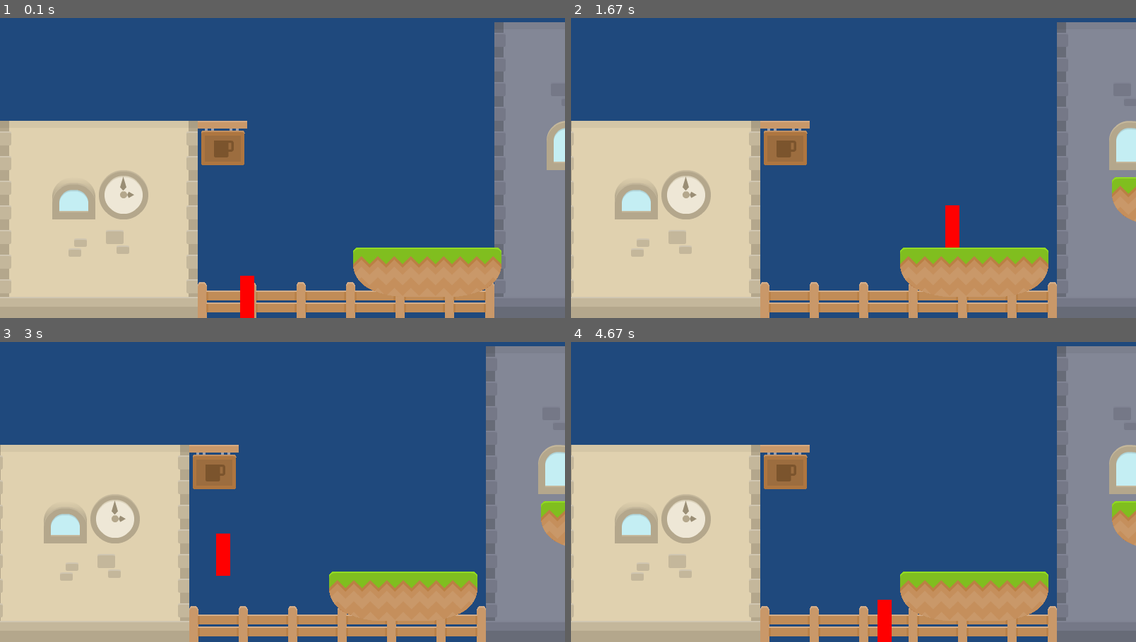
Above: before the commit, frames 1-4 (two rows, left to right).
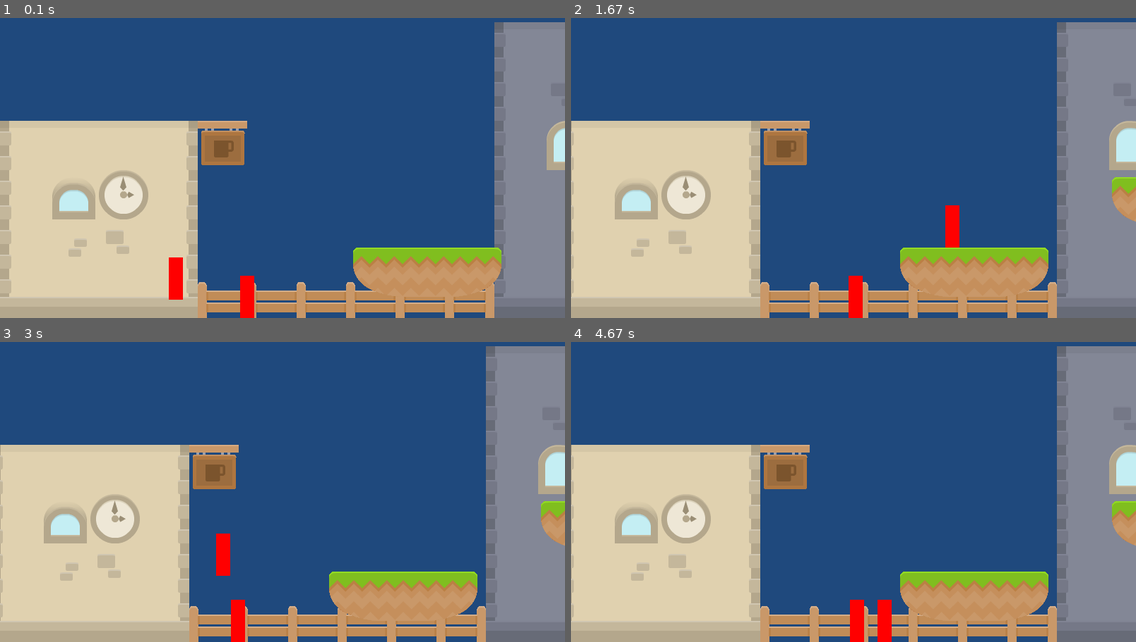
Above: after the commit, the same moments.

Repository: bsecker/Zombies_vs_Aliens
Game: pygame game, started from main.py
The game is run twice, just before and just after one commit, with the same random seed, the same clock (stepped at 60 frames per second) and the same inputs. The source is Python 2; it was converted automatically to run under Python 3.
Inputs:
- Up to frame 1 (0.1 s): no input
- Up to frame 2 (1.67 s): hold D 0.33-0.8 s; hold W 0.83-1.13 s; hold D 1.17-1.63 s
- Up to frame 3 (3 s): hold A 1.67-2.2 s; hold A 2.23-2.63 s; hold W from 2.67 s (still down)
- Up to frame 4 (4.67 s): release W at 3.03 s; hold D 3.07-3.7 s; hold A 3.73-4.2 s; hold D from 4.23 s (still down)

The runs differ from the first frame. In frame 1, 0.4% of the frame differs, in the area x 29-33%, y 79-94%; in frame 2, 0.4%; in frame 3, 0.4%; in frame 4, 0.4%.

Commit message:
Brought up to speed

Diff:
--- a/entities.py
+++ b/entities.py
@@ -109,9 +109,69 @@
 		self.player = player
 
 	def update(self):
+		"""
+		'Brains' for the zombies go here
+		"""
 		Entity.update(self)
-		self.go_right()
+
+		# Head towards player
+		if self.rect.x <= self.player.rect.x:
+			self.go_right()
+		else:
+			self.go_left()
+
+		# Jump if colliding with an object (REWRITE THIS IN FEWER LINES)
+		# move to the right a bit and check collisions then back
+		self.rect.x += 2
+		block_hit_list = pygame.sprite.spritecollide(self, self.level.block_list, False)
+		self.rect.x +=- 2
+		if len(block_hit_list) > 0:
+			self.jump()
+		self.rect.x +=- 2
+
+		#check left
+		block_hit_list = pygame.sprite.spritecollide(self, self.level.block_list, False)
+		self.rect.x += 2
+		if len(block_hit_list) > 0:
+			self.jump()
 
 class Player(Entity):
 	def __init__(self):
 		Entity.__init__(self)
+		self.ammo = 100
+		self.health = 100
+
+	def fire(self):
+		""" attack with current weapon
+		TEMPORARY"""
+		bullet = Bullet()
+		bullet.rect.x = self.rect.x
+		bullet.rect.y = self.rect.y
+		return bullet
+
+
+class Bullet:
+	"""
+	TO DO: for now, just spawn bullets - in future handle bullet creation by weapon classes
+	"""
+	def __init__(self):
+		self.move_speed = 4
+		self.x_vel = 10
+		self.y_vel = 0
+		self.alive = False
+
+		self.width = 5
+		self.height = 5
+		self.image = pygame.Surface([self.width, self.height])
+		self.image.fill(RED)
+		self.rect = self.image.get_rect()
+
+		self.level = None
+
+	def update(self):
+		# Move left/right
+		self.rect.x += self.x_vel
+
+		block_hit_list = pygame.sprite.spritecollide(self, self.level.block_list, True)
+		if len(block_hit_list) > 0:
+			self.alive = False
--- a/levels.py
+++ b/levels.py
@@ -8,6 +8,7 @@
 	def __init__(self, player):
 		self.block_list = pygame.sprite.Group()
 		self.enemy_list = pygame.sprite.Group()
+		self.active_sprite_list = pygame.sprite.Group()
 		self.player = player
 
 		#draw background
@@ -59,7 +60,7 @@
 
 	def add_zombie(self, x, y):
 		#add zombie:
-		zombie = entities.Zombie()
+		zombie = entities.Zombie(self.player)
 		zombie.rect.x = x
 		zombie.rect.y = y #
 		zombie.level = self
@@ -103,5 +104,5 @@
 
 	def spawn_zombies(self):
 		"""Handles waves and zombie spawning"""
-		zombie = self.add_zombie(230, SCREEN_HEIGHT - self.player.rect.height - 50, self.player)
-		active_sprite_list.add(zombie)
+		self.zombie = self.add_zombie(230, SCREEN_HEIGHT - self.player.rect.height - 50)
+		self.active_sprite_list.add(self.zombie)
--- a/main.py
+++ b/main.py
@@ -8,7 +8,6 @@
 
 
 def main():
-	global active_sprite_list
 	pygame.init()
 
 	screen_size = (SCREEN_WIDTH,SCREEN_HEIGHT)
@@ -25,12 +24,13 @@
 
 	#hardcode curent level
 	current_level = level_list[0]
-	active_sprite_list = pygame.sprite.Group()
 
 	player.level = current_level
 	player.rect.x = 340
 	player.rect.y = SCREEN_HEIGHT - player.rect.height
-	active_sprite_list.add(player)
+	current_level.active_sprite_list.add(player)
+
+	current_level.spawn_zombies()
 
 	FPSCLOCK = pygame.time.Clock()
 
@@ -55,12 +55,18 @@
 				if event.key == pygame.K_d and player.x_vel > 0:
 					player.stop()
 
+			if event.type == MOUSEBUTTONDOWN:
+				bullet = entities.Bullet()
+				bullet.rect.x = player.rect.x
+				bullet.rect.y = player.rect.y
+				current_level.active_sprite_list.add(bullet)
+
 		#update level
-		active_sprite_list.update()
+		current_level.active_sprite_list.update()
 		current_level.update()
 
 		current_position = player.rect.x + current_level.world_shift
-		print current_position, current_level.level_limit
+
 
 		# Shift the world if the player is near the boundary
 		if player.rect.right >= right_boundary:
@@ -78,7 +84,8 @@
 
 		# Draw
 		current_level.render(screen)
-		active_sprite_list.draw(screen)
+		current_level.active_sprite_list.draw(screen)
+
 
 		FPSCLOCK.tick(FPS)
 
Not shown, added: blocks.pyc
Not shown, added: constants.pyc
Not shown, added: entities.pyc
Not shown, added: levels.pyc
Not shown, added: spritesheet_functions.pyc
